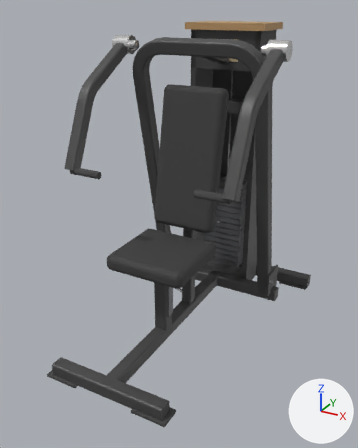
Two versions of the glTF model catalogs/ludus/models/LD-B008/model.glb, one commit apart.
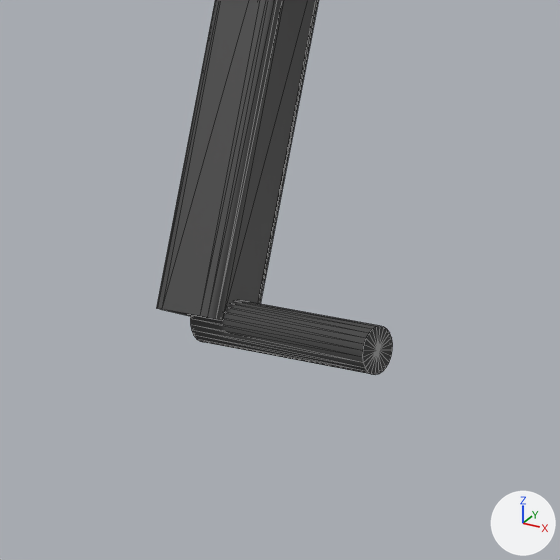
The first picture shows the older version from a 50 mm camera at (1.134, -2.085, 1.619) aimed at (0.023, -0.067, 0.61). The close-ups show the older and then the newer version on the part from 11% to 36% of the width and 27% to 47% of the height of that picture. Only the edits that show in the close-ups are written down. Every picture has the same lights, and +X, +Y and +Z are marked at lower right. The close-ups show mesh edges as thin lines. Where no turn or scale is listed for an object, it has been applied to the vertices.

Objects in the first close-up: 'arm_left_bar_tube', 'arm_left_grip'.
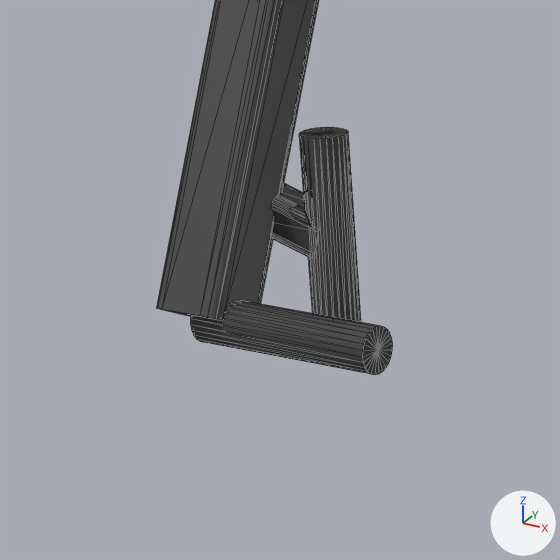
Scene script edits in JSON lines:
```json
{"op": "add", "block": "me_mesh_13_1", "code": ["me_mesh_13_1 = bpy.data.meshes.new('Mesh_13')", "me_mesh_13_1.from_pydata(...)  # 56 vertices, 108 faces; spans x -0.018..0.018, y -0.018..0.018, z -0.5..0.5", "me_mesh_13_1.materials.append(mat_frame)  # dark grey #535353"]}
{"op": "add", "block": "ob_arm_left_grip_neutral", "code": ["ob_arm_left_grip_neutral = bpy.data.objects.new('arm_left_grip_neutral', me_mesh_12)", "ob_arm_left_grip_neutral.parent = ob_arm_left", "ob_arm_left_grip_neutral.location = (0.07, -0.413, -0.484)", "ob_arm_left_grip_neutral.rotation_euler = (0.0, -3.142, 0.0)  # degrees (0, -180, 0)", "ob_arm_left_grip_neutral.scale = (0.036, 0.036, 0.16)"]}
{"op": "add", "block": "ob_mesh_13_001", "code": ["ob_mesh_13_001 = bpy.data.objects.new('Mesh_13.001', me_mesh_13_1)", "ob_mesh_13_001.parent = ob_arm_left", "ob_mesh_13_001.location = (0.035, -0.413, -0.474)", "ob_mesh_13_001.rotation_euler = (-1.849, 0.0, -1.571)  # degrees (-106, 0, -90)", "ob_mesh_13_001.scale = (1.0, 1.0, 0.0728)"]}
```

Where the change shows, as pixel boxes (x1, y1, x2, y2) in the close-ups (560 x 560 px):
```json
{"object": "arm_left_grip_neutral", "change": "added", "after": [299, 127, 361, 322]}
{"object": "Mesh_13.001", "change": "added", "after": [272, 183, 313, 257]}
```
